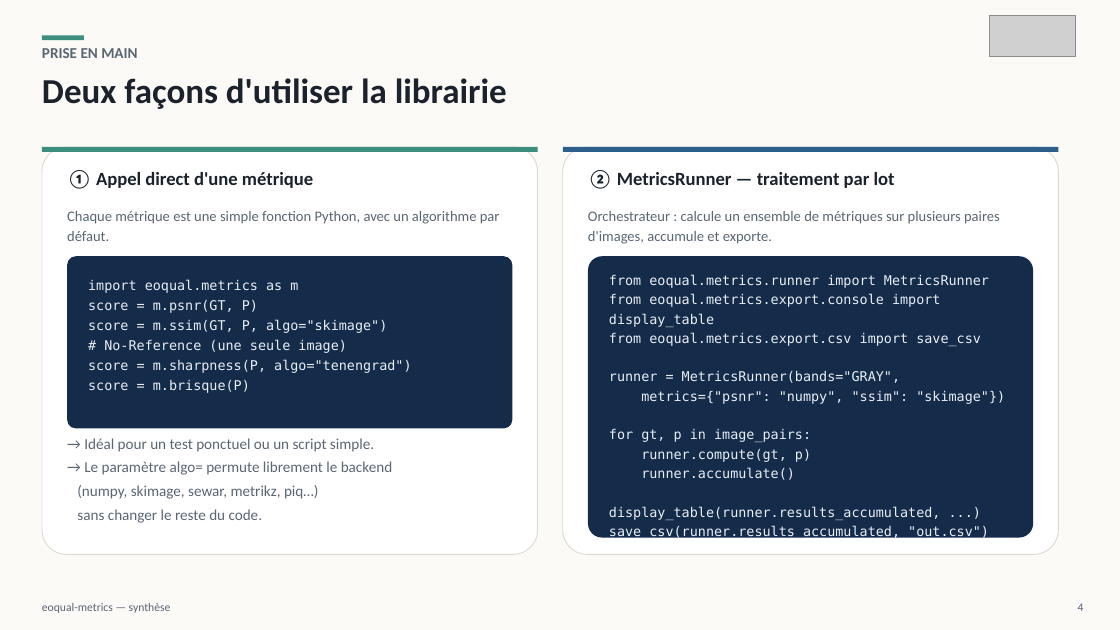
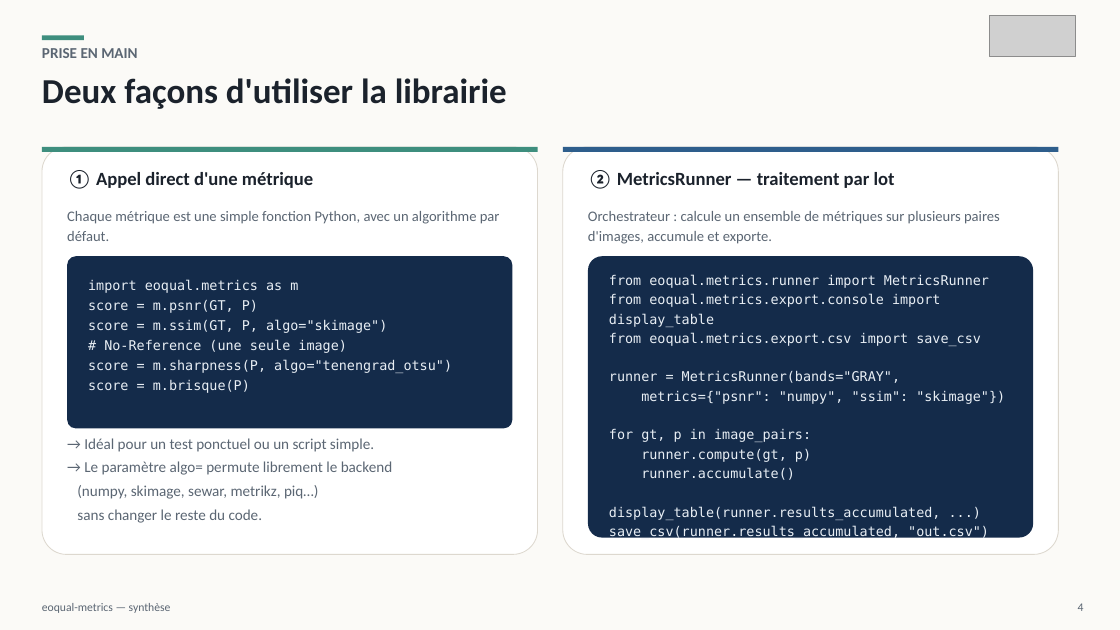
Before and after one commit to EOQual/eoqual-metrics, a slide deck: slide 4 of resources/eoqual-metrics_synthese.pptx. Drawn at 1120x630 pixels with LibreOffice and Linux fonts; fonts in the diff are those of the drawing; grey boxes stand for pictures. Boxes give left, top, right and bottom in pixels: in the first picture for what was removed or moved away, otherwise in the second. Text is boxed around its words. In the diff, an @@ line names an element or a change of style, - is before the commit and + after.

```diff
--- a/resources/eoqual-metrics_synthese.pptx
+++ b/resources/eoqual-metrics_synthese.pptx
@@ text at (88, 359, 452, 373): text changed @@
-score = m.sharpness(P, algo="tenengrad")
+score = m.sharpness(P, algo="tenengrad_otsu")
```
Also in this commit, not shown: 4 other slides changed.
